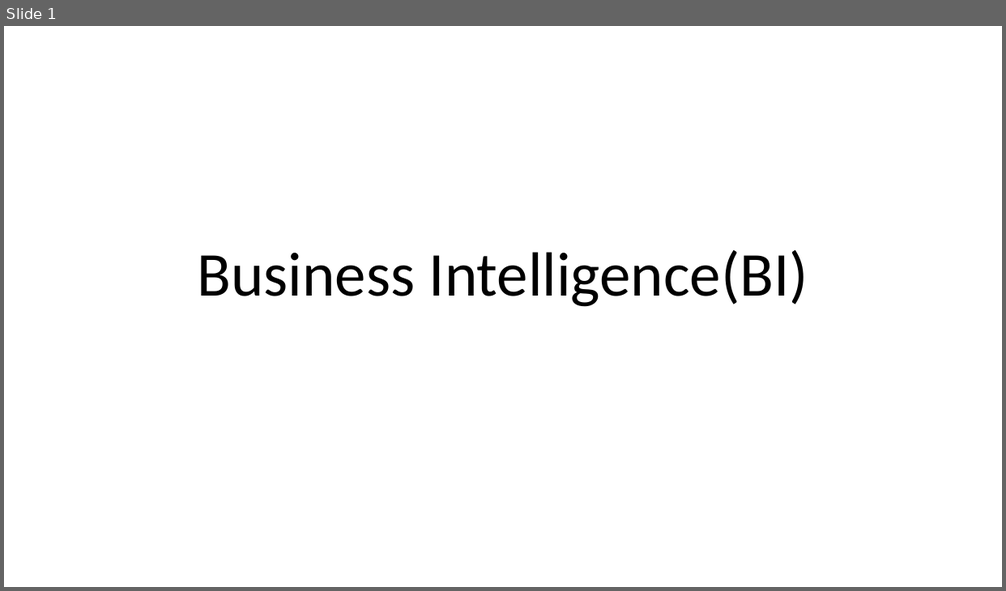
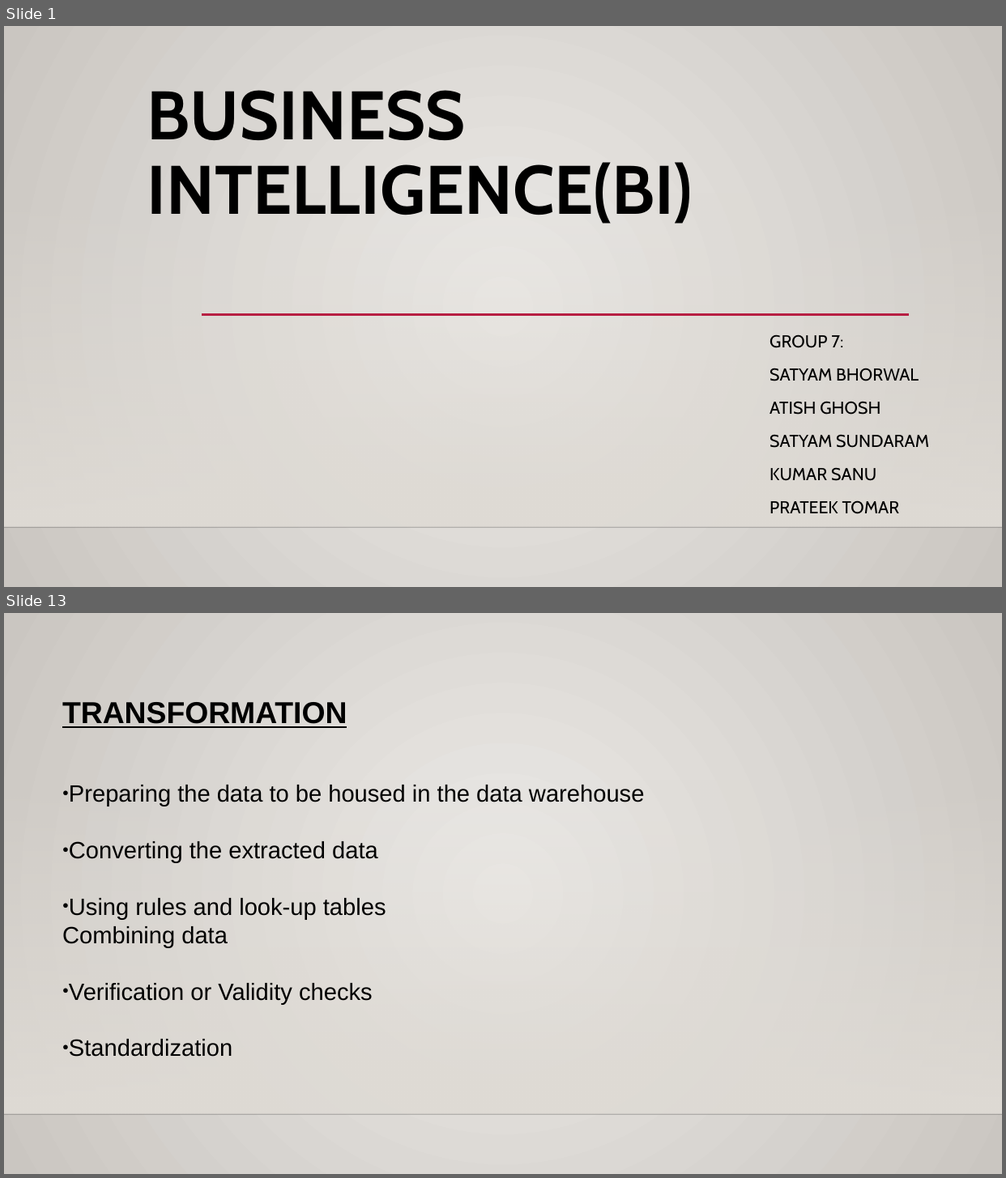
Before and after one commit to tomarprateek/ujl, a slide deck: Business Intelligence(BI).pptx. Shown one above the other, each under a label of ours: slide 1 before the commit, slides 1 and 13 after it; the slides between them are not shown. The pictures are 1006x591 and 1006x1178 pixels, drawn with LibreOffice and Linux fonts; fonts in the diff are those of the drawing; background and template pictures are left out. Boxes give left, top, right and bottom in pixels: in the first picture for what was removed or moved away, otherwise in the second. Text is boxed around its words. In the diff, an @@ line names an element or a change of style, - is before the commit and + after.

```diff
--- a/Business Intelligence(BI).pptx
+++ b/Business Intelligence(BI).pptx
@@ slide 13 added at [4, 613, 1002, 1174], background gradient #ECEAE7 to #CAC7C1; not listed: 2 template elements that a slide beside it also shows @@
@@ text added at [62, 702, 644, 1057], 22.7 pt, text #000000 @@
+TRANSFORMATION
+● Preparing the data to be housed in the data warehouse
+● Converting the extracted data
+● Using rules and look-up tables
+Combining data
+● Verification or Validity checks
+● Standardization
@@ slide 1 changed as well @@
@@ background #FFFFFF to gradient #ECEAE7 to #CAC7C1 @@
@@ title at [147, 90, 692, 224]: text changed; size 60 to 66 pt; font Calibri to Cabin; bold on @@
-Business Intelligence(BI)
+BUSINESS INTELLIGENCE(BI)
@@ rectangle added at [4, 191, 1002, 527], fill gradient #DFDBD5 @@
@@ line added from (202, 315) to (909, 315), #B71E42 2.5 pt @@
@@ subtitle added at [769, 335, 929, 514], 16.6 pt, text #000000 @@
+GROUP 7:
+SATYAM BHORWAL
+ATISH GHOSH
+SATYAM SUNDARAM
+KUMAR SANU
+PRATEEK TOMAR
@@ line added from (4, 527) to (1002, 527), #000001 1 pt @@
```
Also in this commit, not shown: 4 other slides changed, 24 other slides added, 1 slide removed.
